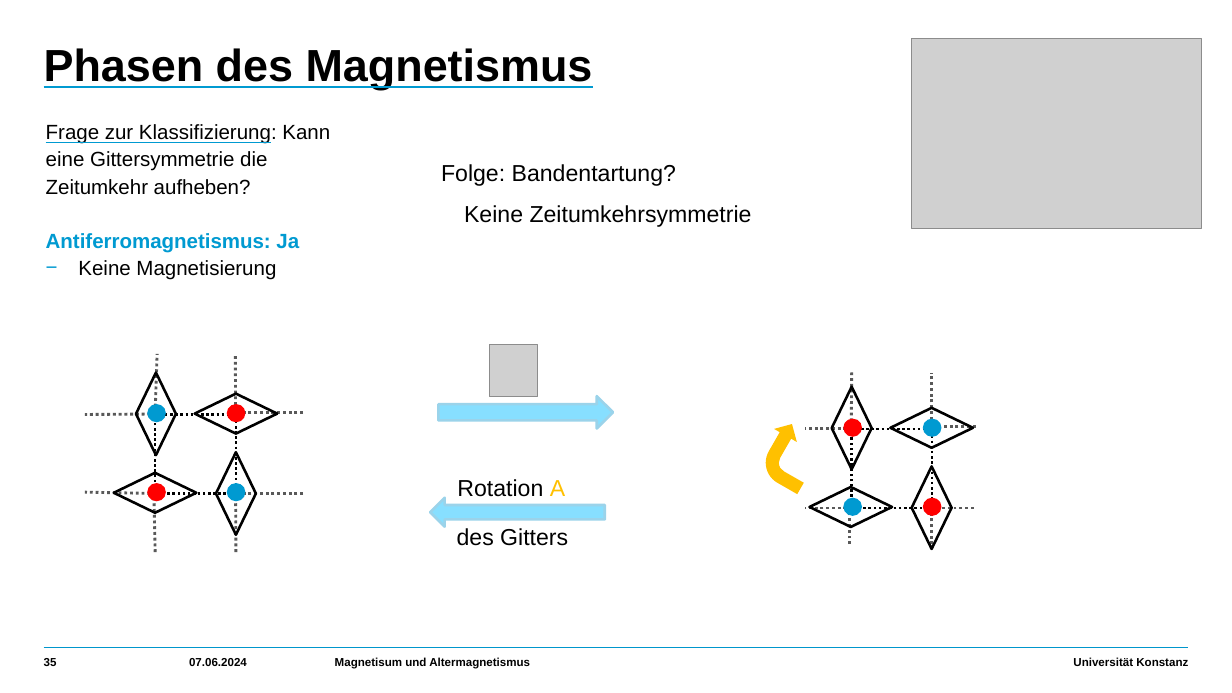
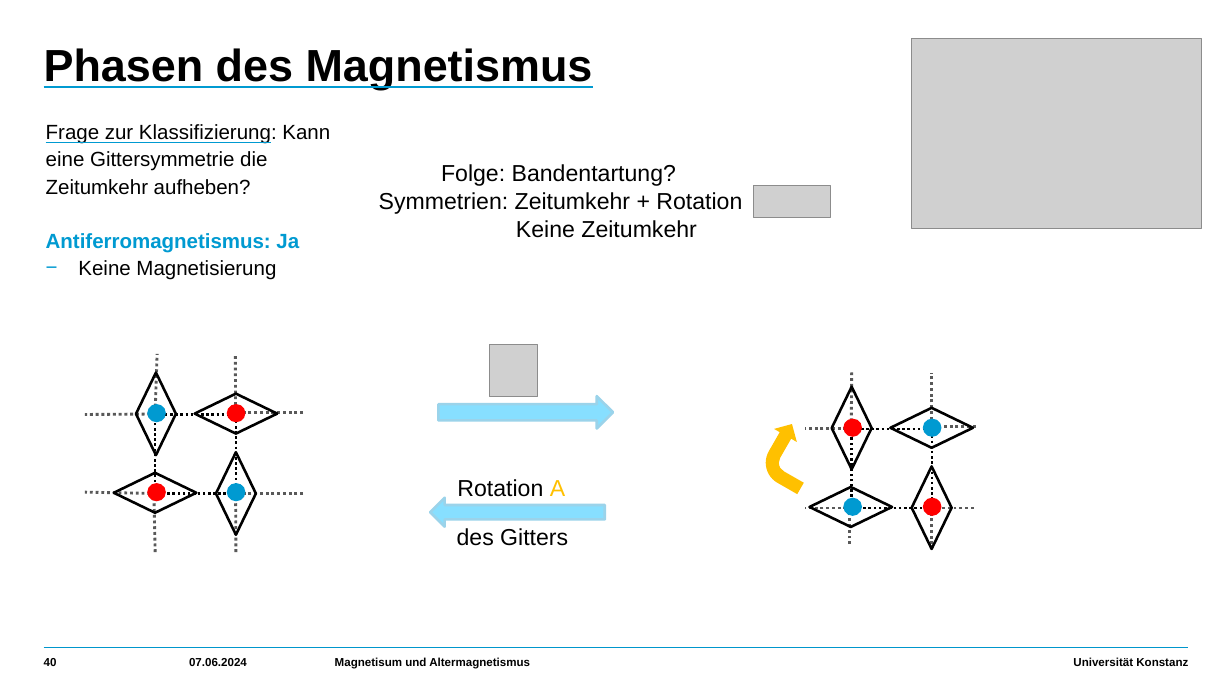
Before and after one commit to HolykingJulex/EstimateSeminar, a slide deck: slide 40 of Vortrag.pptx (slide 35 before the commit). Drawn at 1232x693 pixels with LibreOffice and Linux fonts; fonts in the diff are those of the drawing; grey boxes stand for pictures. Boxes give left, top, right and bottom in pixels: in the first picture for what was removed or moved away, otherwise in the second. Text is boxed around its words. In the diff, an @@ line names an element or a change of style, - is before the commit and + after.

```diff
--- a/Vortrag.pptx
+++ b/Vortrag.pptx
@@ text at (379, 192, 742, 238): text changed @@
-    Keine Zeitumkehrsymmetrie
+    Symmetrien: Zeitumkehr + Rotation
+    Keine Zeitumkehr
@@ picture added at (753, 186, 830, 218) @@
@@ page number at (44, 658, 57, 666): text changed @@
-35
+40
```
Also in this commit, not shown: 10 other slides changed, 7 slides added, 1 other file.
